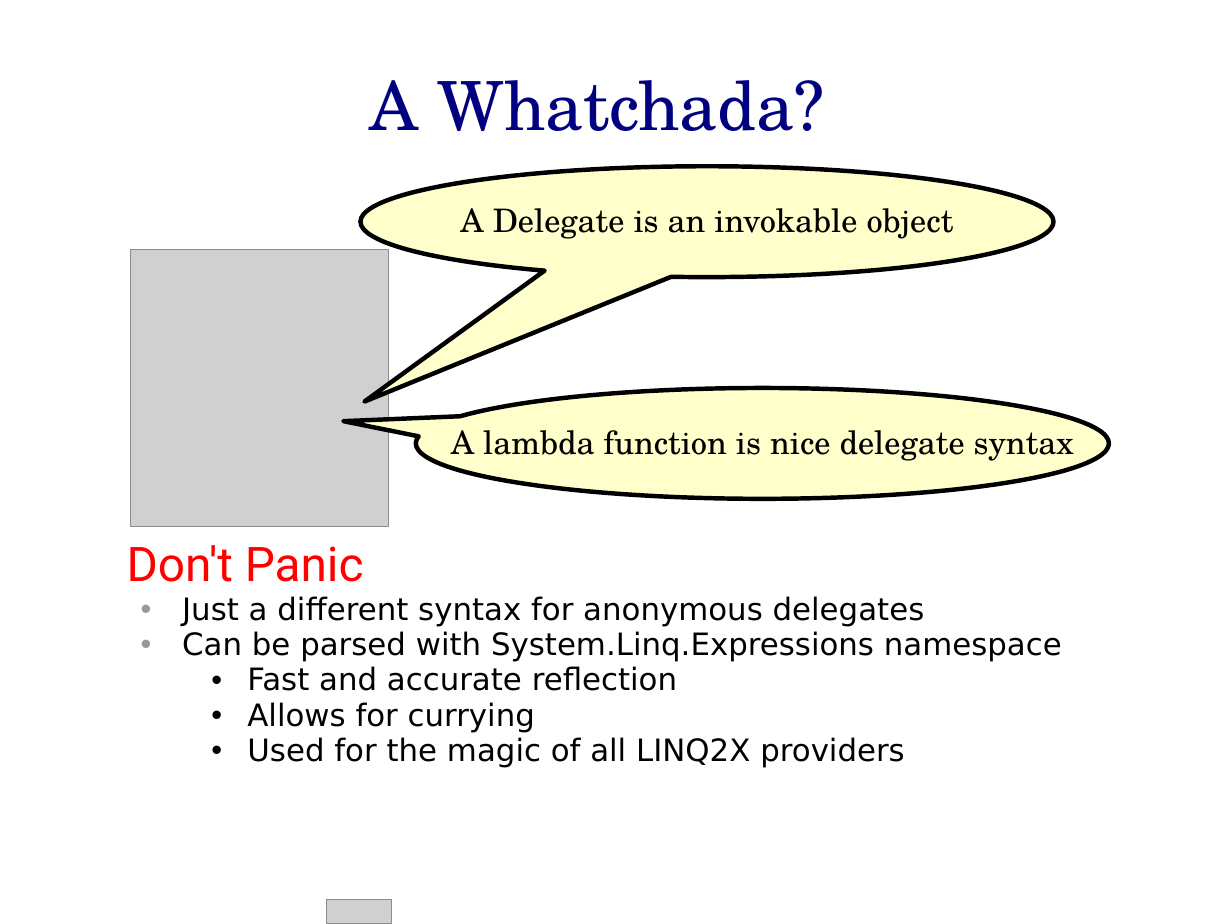
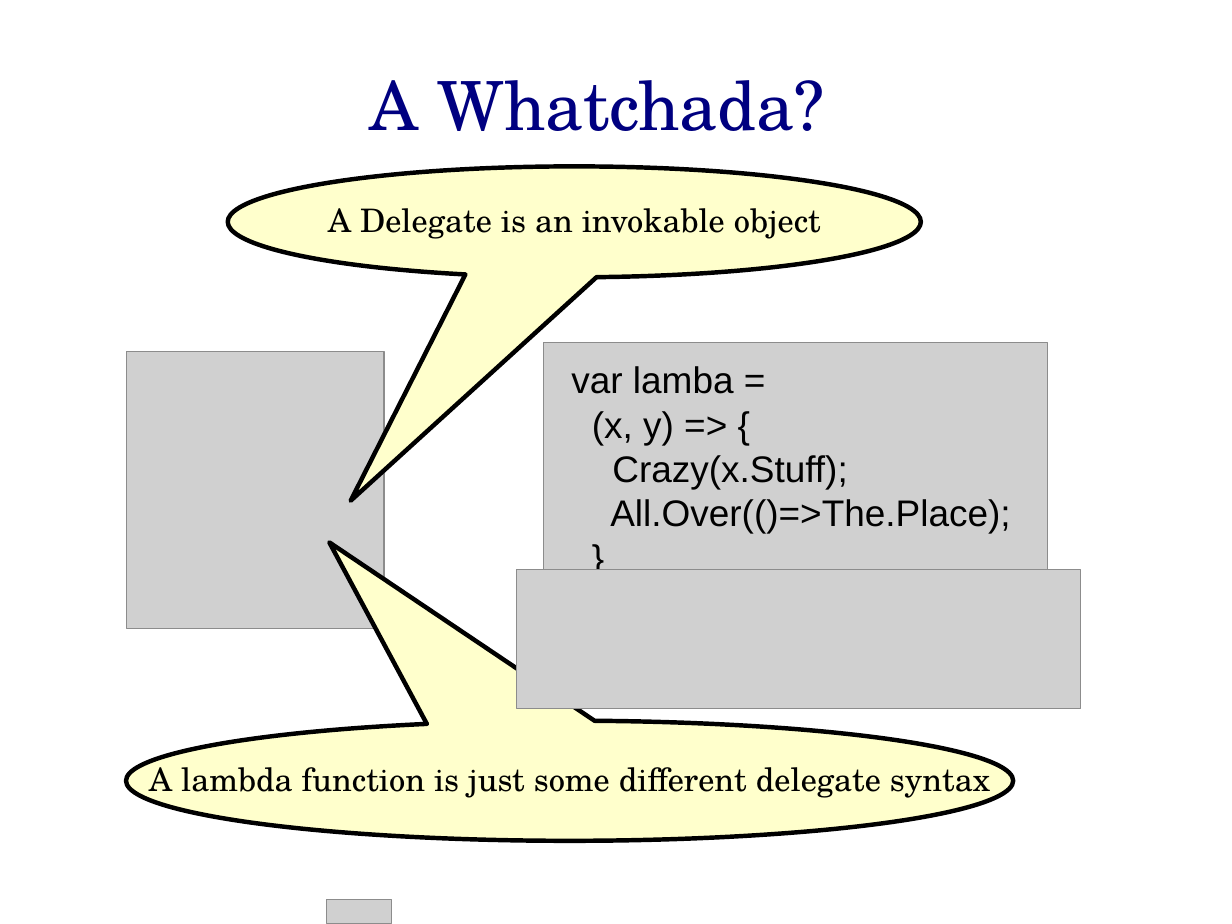
Before and after one commit to hamalawy/gim-projects, a slide deck: slide 3 of presentations/CantDanceTheLambda/docs/Can_t_Dance_the_Lambda.ppt. Drawn at 1232x924 pixels with LibreOffice and Linux fonts; fonts in the diff are those of the drawing; grey boxes stand for pictures; background and template pictures are left out. Boxes give left, top, right and bottom in pixels: in the first picture for what was removed or moved away, otherwise in the second. Text is boxed around its words. In the diff, an @@ line names an element or a change of style, - is before the commit and + after.

```diff
--- a/presentations/CantDanceTheLambda/docs/Can_t_Dance_the_Lambda.ppt
+++ b/presentations/CantDanceTheLambda/docs/Can_t_Dance_the_Lambda.ppt
@@ speech bubble "A Delegate is an invokable ...": place and size @@
-speech bubble "A Delegate is an invokable ..." at (360, 166, 1053, 277)
+speech bubble "A Delegate is an invokable ..." at (227, 166, 920, 277)
@@ speech bubble "A Delegate is an invokable ..." at (227, 166, 920, 277): proportions changed @@
@@ picture: place and size @@
-picture at (130, 250, 388, 527)
+picture at (126, 352, 385, 629)
@@ picture added at (543, 343, 1048, 594) @@
@@ text added at (571, 366, 1010, 533), 24 pt, text #000000 @@
+var lamba =
+(x, y) => {
+Crazy(x.Stuff);
+All.Over(()=>The.Place);
+}
@@ text removed at (127, 545, 1062, 768) @@
-Don't Panic
-  • Just a different syntax for anonymous delegates
-  • Can be parsed with System.Linq.Expressions namespace
-    • Fast and accurate reflection
-    • Allows for currying
-    • Used for the magic of all LINQ2X providers
@@ picture added at (517, 570, 1081, 709) @@
@@ speech bubble "A lambda function is just ..." at (126, 721, 1014, 841): proportions changed @@
@@ speech bubble "A lambda function is just ...": place and size @@
-speech bubble "A lambda function is just ..." at (416, 388, 1109, 499)
+speech bubble "A lambda function is just ..." at (126, 721, 1014, 841)
@@ text in speech bubble at (149, 759, 990, 801): text changed @@
-A lambda function is nice delegate syntax
+A lambda function is just some different delegate syntax
```
Also in this commit, not shown: 3 other slides changed.
